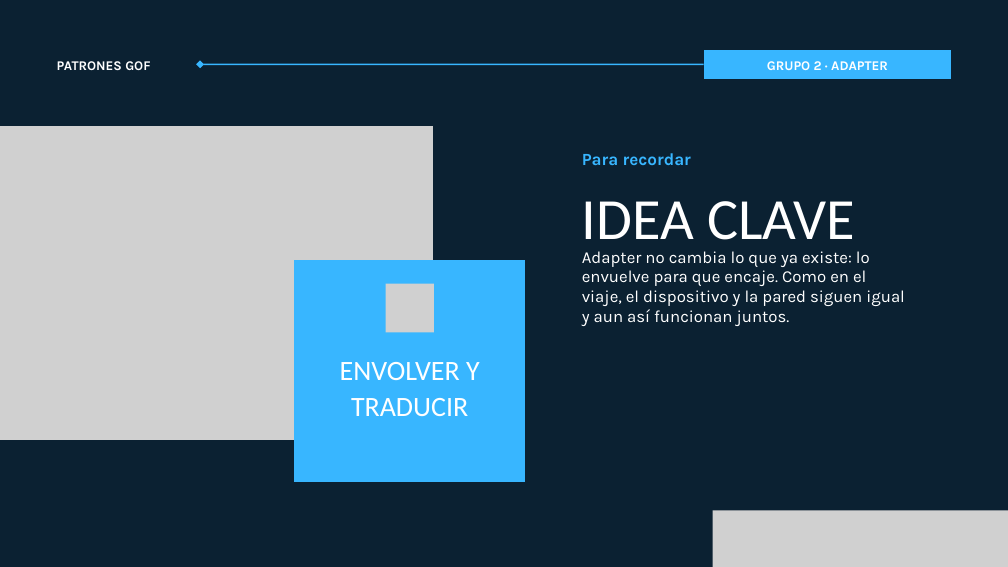
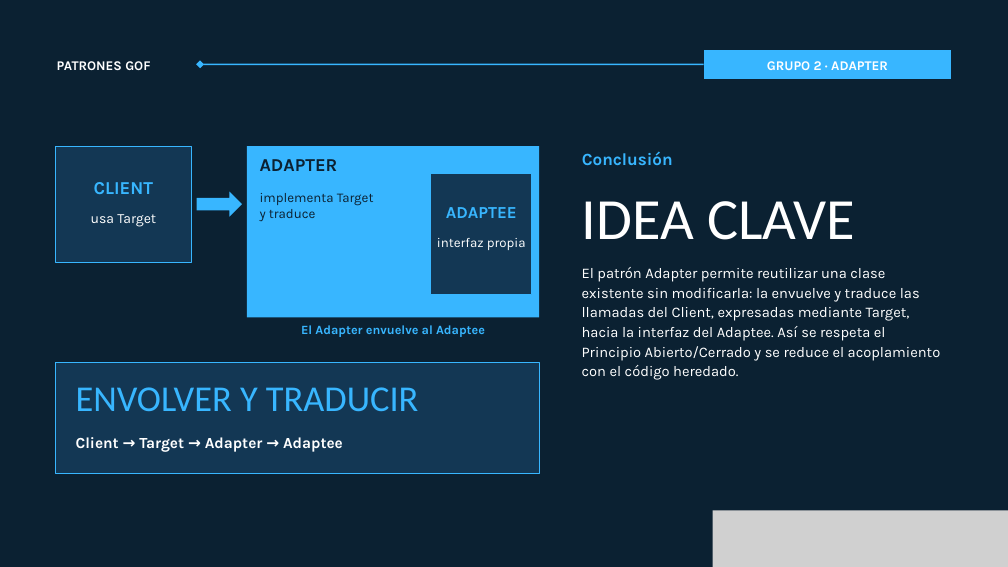
Before and after one commit to RaysonLopez/PatronesEstructurales_Grupo2, a slide deck: slide 9 of Presentacion/Presentacion_Patron_Adapter_Grupo2.pptx. Drawn at 1008x567 pixels with LibreOffice and Linux fonts; fonts in the diff are those of the drawing; grey boxes stand for pictures. Boxes give left, top, right and bottom in pixels: in the first picture for what was removed or moved away, otherwise in the second. Text is boxed around its words. In the diff, an @@ line names an element or a change of style, - is before the commit and + after.

```diff
--- a/Presentacion/Presentacion_Patron_Adapter_Grupo2.pptx
+++ b/Presentacion/Presentacion_Patron_Adapter_Grupo2.pptx
@@ picture removed at box(0, 125, 433, 440) @@
@@ rectangle added at box(55, 146, 192, 262), fill #133754, outline #38B6FF 1.5 pt @@
@@ rectangle added at box(247, 146, 539, 318), fill #38B6FF @@
@@ text added at box(260, 159, 338, 171), 26 pt, text #0B2132, bold @@
+ADAPTER
@@ rectangle added at box(431, 174, 532, 295), fill #133754, outline #38B6FF 1.5 pt @@
@@ text at box(582, 151, 673, 166): text changed @@
-Para recordar
+Conclusión
@@ text added at box(94, 182, 153, 194), 26 pt, text #38B6FF, bold @@
+CLIENT
@@ right arrow added at box(197, 192, 242, 217), fill #38B6FF @@
@@ text added at box(260, 193, 374, 221), 19 pt, text #0B2132 @@
+implementa Target
+y traduce
@@ right arrow added at box(406, 209, 426, 229), fill #38B6FF @@
@@ text added at box(446, 207, 517, 218), 24 pt, text #38B6FF, bold @@
+ADAPTEE
@@ text added at box(91, 214, 156, 227), 20 pt, text #FFFFFF @@
+usa Target
@@ text added at box(437, 238, 526, 250), 19 pt, text #FFFFFF @@
+interfaz propia
@@ freeform shape removed at box(294, 260, 525, 482) @@
@@ text at box(582, 267, 941, 380): text changed; size 24 to 21 pt @@
-Adapter no cambia lo que ya existe: lo envuelve para que encaje. Como en el viaje, el dispositivo y la pared siguen igual y aun así funcionan juntos.
+El patrón Adapter permite reutilizar una clase existente sin modificarla: la envuelve y traduce las llamadas del Client, expresadas mediante Target, hacia la interfaz del Adaptee. Así se respeta el Principio Abierto/Cerrado y se reduce el acoplamiento con el código heredado.
@@ picture removed at box(386, 283, 434, 332) @@
@@ text added at box(301, 325, 485, 337), 18 pt, text #38B6FF, bold @@
+El Adapter envuelve al Adaptee
@@ rectangle added at box(55, 363, 539, 474), fill #133754, outline #38B6FF 1.5 pt @@
@@ text at box(76, 387, 418, 412): text changed; size 40 to 52 pt; text colour #FFFFFF to #38B6FF @@
-ENVOLVER Y
-TRADUCIR
+ENVOLVER Y TRADUCIR
@@ text added at box(76, 437, 343, 452), 22 pt, text #FFFFFF, bold @@
+Client → Target → Adapter → Adaptee
```
Also in this commit, not shown: 8 other slides changed.
